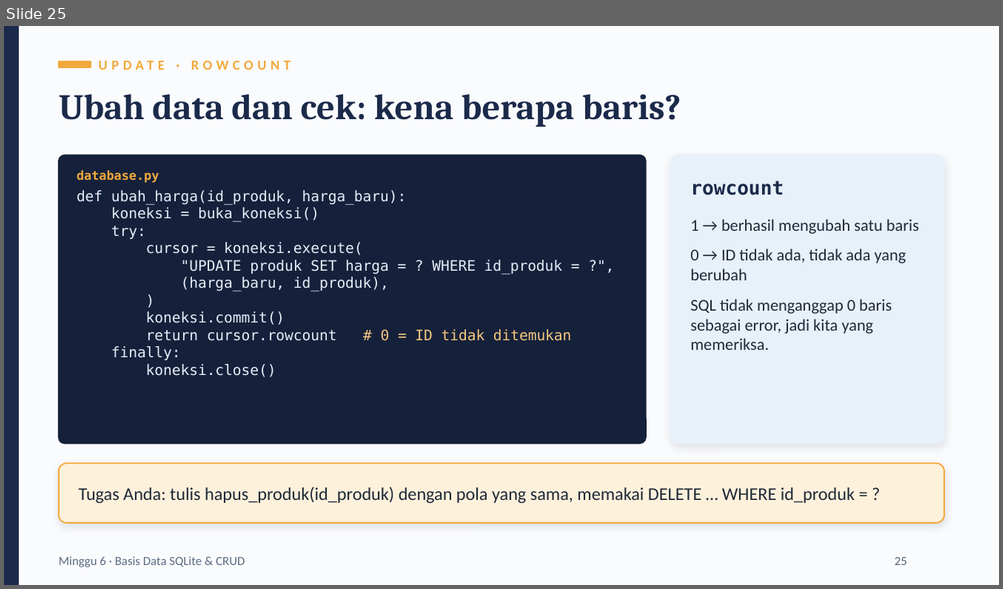
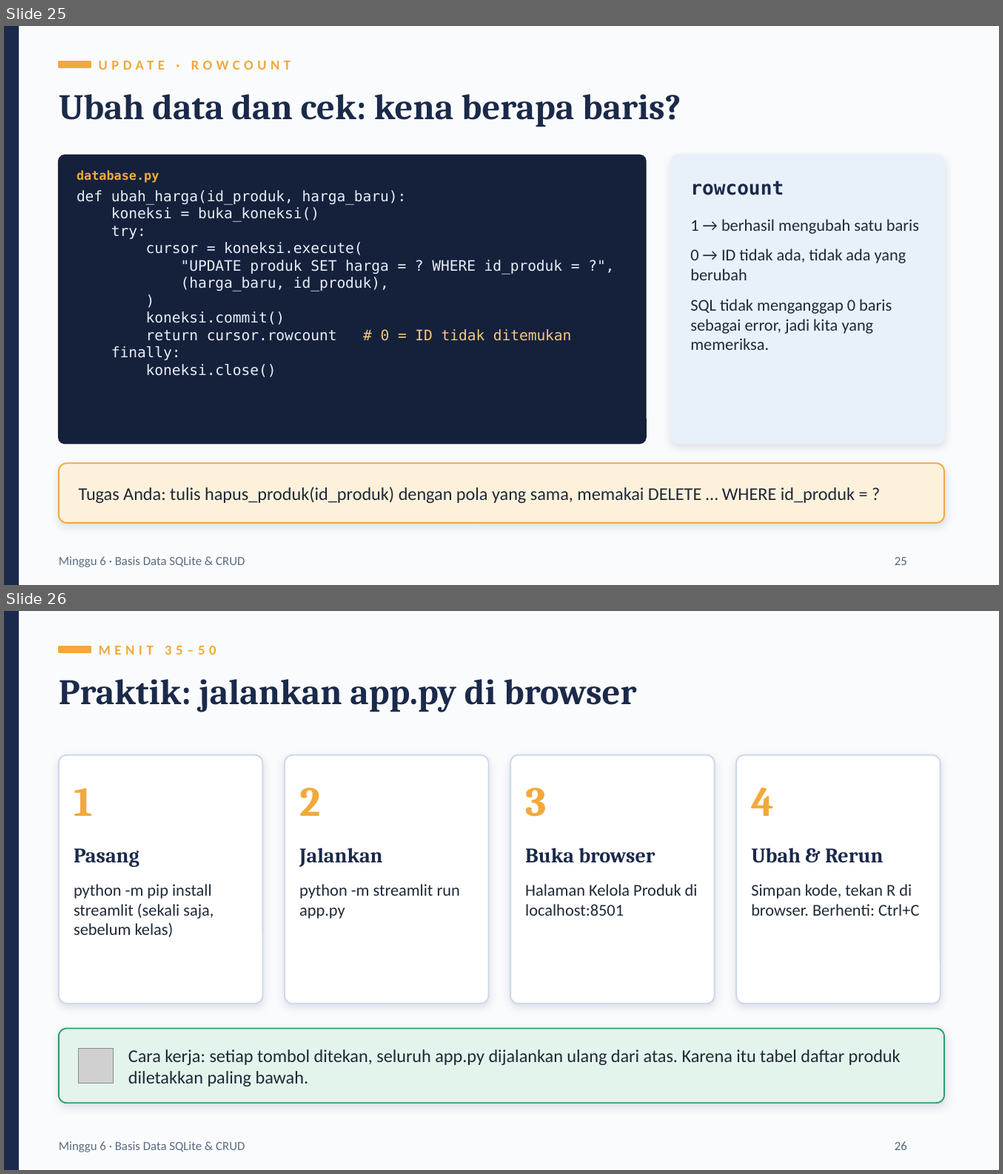
Before and after one commit to iggbudi/Pemrograman-Bisnis-dan-Perancangan-Sistem-Administrasi, a slide deck: Minggu ke-6/minggu-06-slide-basis-data-sqlite-crud.pptx. Shown one above the other, each under a label of ours: slide 25 before the commit, slides 25 and 26 after it. The pictures are 1003x589 and 1003x1174 pixels, drawn with LibreOffice and Linux fonts; fonts in the diff are those of the drawing; grey boxes stand for pictures. Boxes give left, top, right and bottom in pixels: in the first picture for what was removed or moved away, otherwise in the second. Text is boxed around its words. In the diff, an @@ line names an element or a change of style, - is before the commit and + after.

```diff
--- a/Minggu ke-6/minggu-06-slide-basis-data-sqlite-crud.pptx
+++ b/Minggu ke-6/minggu-06-slide-basis-data-sqlite-crud.pptx
@@ slide 26 added at <box>4,611,999,1170</box>, background #FAFBFD @@
@@ rectangle added at <box>4,611,18,1170</box>, fill #1B2A4A, outline #1B2A4A 1 pt @@
@@ rectangle added at <box>59,647,91,652</box>, fill #F2A93B, outline #F2A93B 1 pt @@
@@ text added at <box>99,646,216,655</box>, 10 pt, text #F2A93B, bold @@
+MENIT 35–50
@@ text added at <box>59,679,636,712</box>, 26 pt, text #1B2A4A, bold @@
+Praktik: jalankan app.py di browser
@@ rounded rectangle added at <box>59,755,262,1004</box>, fill #FFFFFF, outline #C9D8EC 1 pt @@
@@ rounded rectangle added at <box>284,755,489,1004</box>, fill #FFFFFF, outline #C9D8EC 1 pt @@
@@ rounded rectangle added at <box>510,755,714,1004</box>, fill #FFFFFF, outline #C9D8EC 1 pt @@
@@ rounded rectangle added at <box>736,755,940,1004</box>, fill #FFFFFF, outline #C9D8EC 1 pt @@
@@ text added at <box>74,788,93,816</box>, 30 pt, text #F2A93B, bold @@
+1
@@ text added at <box>299,788,320,816</box>, 30 pt, text #F2A93B, bold @@
+2
@@ text added at <box>525,788,546,817</box>, 30 pt, text #F2A93B, bold @@
+3
@@ text added at <box>751,788,774,816</box>, 30 pt, text #F2A93B, bold @@
+4
@@ text added at <box>74,849,139,867</box>, 15 pt, text #1B2A4A, bold @@
+Pasang
@@ text added at <box>299,848,383,867</box>, 15 pt, text #1B2A4A, bold @@
+Jalankan
@@ text added at <box>525,848,654,863</box>, 15 pt, text #1B2A4A, bold @@
+Buka browser
@@ text added at <box>751,848,882,863</box>, 15 pt, text #1B2A4A, bold @@
+Ubah & Rerun
@@ text added at <box>74,884,213,937</box>, 12 pt, text #1F2937 @@
+python -m pip install streamlit (sekali saja, sebelum kelas)
@@ text added at <box>299,884,460,919</box>, 12 pt, text #1F2937 @@
+python -m streamlit run app.py
@@ text added at <box>525,884,697,916</box>, 12 pt, text #1F2937 @@
+Halaman Kelola Produk di localhost:8501
@@ text added at <box>751,884,919,916</box>, 12 pt, text #1F2937 @@
+Simpan kode, tekan R di browser. Berhenti: Ctrl+C
@@ rounded rectangle added at <box>59,1028,944,1103</box>, fill #E3F4EC, outline #2E9E6B 1 pt @@
@@ picture added at <box>79,1048,114,1083</box> @@
@@ text added at <box>128,1050,900,1087</box>, 13 pt, text #1F2937 @@
+Cara kerja: setiap tombol ditekan, seluruh app.py dijalankan ulang dari atas. Karena itu tabel daftar produk diletakkan paling bawah.
@@ text added at <box>59,1142,244,1153</box>, 9 pt, text #5B6B82 @@
+Minggu 6 · Basis Data SQLite & CRUD
@@ text added at <box>894,1142,907,1150</box>, 9 pt, text #526674 @@
+26
```
Also in this commit, not shown: 11 slides changed, 10 other files.
